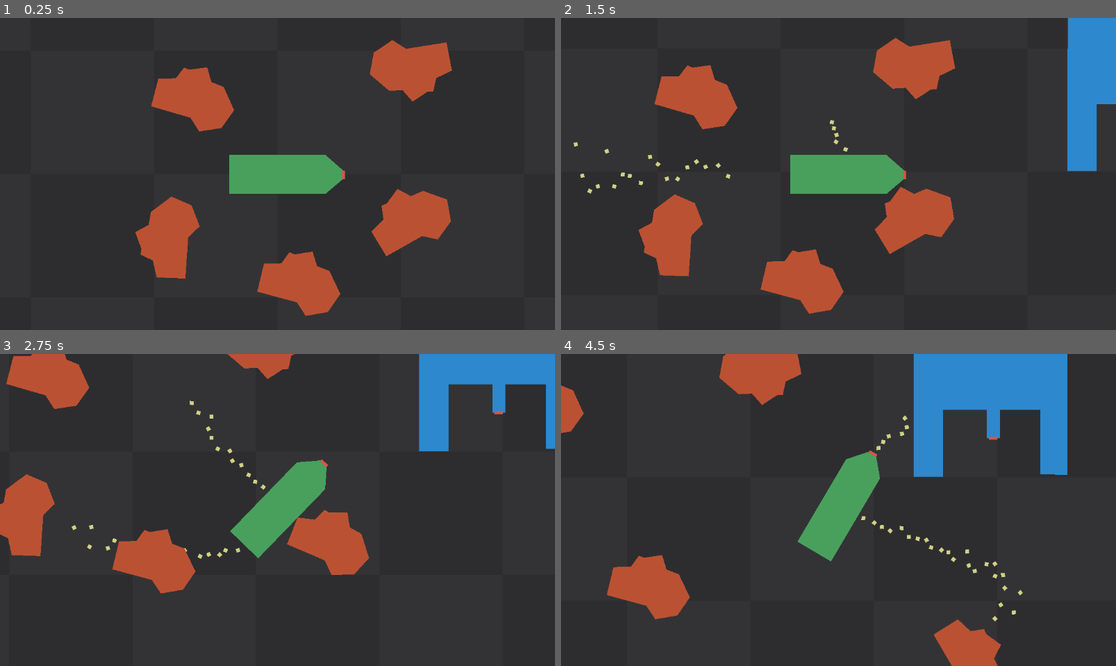
Above: before the commit, frames 1-4 (two rows, left to right).
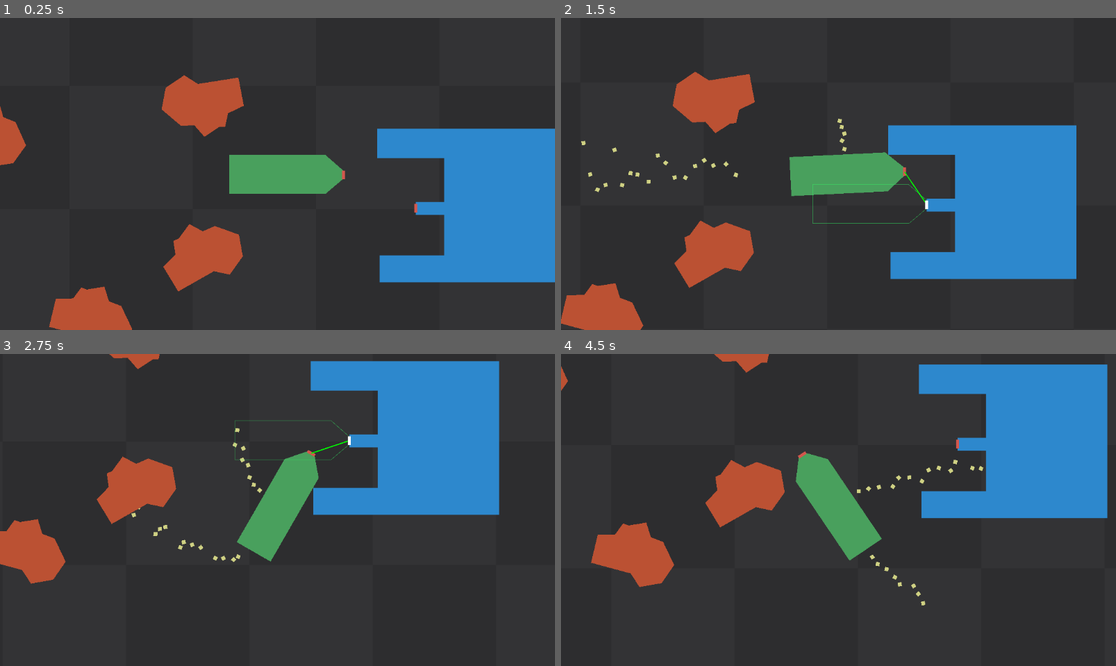
Above: after the commit, the same moments.

Repository: KevinStirling/flip_n_burn
Game: Godot game, scene res://scenes/Test.tscn
Two runs of this game, one before a commit and one after it. Both use one fixed random seed, a clock stepped at 60 frames per second and the inputs below. The project has no main scene, so this scene is started directly.
Inputs (mouse positions are in pixels of both pictures, inside the frame that each line leads up to):
- Up to frame 1 (0.25 s): no input
- Up to frame 2 (1.5 s): tap Enter at 0.5 s; move the mouse to (905, 174) at 0.52 s; hold D (right) 0.53-1.28 s; click (905, 174) at 0.67 s; move the mouse to (727, 189) at 1.27 s; hold S (down) from 1.28 s (still down); click (727, 189) at 1.42 s
- Up to frame 3 (2.75 s): move the mouse to (549, 450) at 2.02 s; release S (down) at 2.03 s; hold D (right) from 2.03 s (still down); click (549, 450) at 2.17 s
- Up to frame 4 (4.5 s): move the mouse to (810, 572) at 2.77 s; release D (right) at 2.78 s; hold W (up) 2.78-3.53 s; click (810, 572) at 2.92 s; move the mouse to (1005, 556) at 3.52 s; hold A (left) from 3.53 s (still down); click (1005, 556) at 3.67 s; move the mouse to (672, 463) at 4.27 s; click (672, 463) at 4.42 s

The runs differ from the first frame. In frame 1, 24% of the frame differs, in the area x 0-100%, y 7-100%; in frame 2, 29%, in the area x 0-100%, y 0-100%; in frame 3, 25%; in frame 4, 23%.

Commit message:
feat: autodocking procedure

Diff:
--- a/scenes/Test.tscn
+++ b/scenes/Test.tscn
@@ -4,6 +4,7 @@
 [ext_resource type="Texture2D" uid="uid://dvrtyjogwr2k0" path="res://assets/texture_08.png" id="2_qca6q"]
 [ext_resource type="Script" uid="uid://dy0mbu1cu1oqa" path="res://scripts/background.gd" id="3_2loec"]
 [ext_resource type="Script" uid="uid://bh3b6eyb4rpch" path="res://scripts/ship.gd" id="4_jbd4l"]
+[ext_resource type="Script" uid="uid://sop4w15jklbi" path="res://scripts/docking_autopilot.gd" id="5_2loec"]
 [ext_resource type="PackedScene" uid="uid://retre43571y6" path="res://scenes/Thruster.tscn" id="5_fu3ou"]
 [ext_resource type="PackedScene" uid="uid://c0kvucpgu4wqk" path="res://scenes/Rock.tscn" id="6_bhwsq"]
 [ext_resource type="PackedScene" uid="uid://dkg5hmo7ttiw1" path="res://scenes/Mount.tscn" id="7_qca6q"]
@@ -32,8 +33,13 @@
 script = ExtResource("3_2loec")
 
 [node name="Ship" type="RigidBody2D" parent="." unique_id=1812203636]
+position = Vector2(432, -73)
 gravity_scale = 0.0
 script = ExtResource("4_jbd4l")
+
+[node name="DockingAutopilot" type="Node2D" parent="Ship" unique_id=830539837]
+script = ExtResource("5_2loec")
+approach_speed = 80.0
 
 [node name="CollisionPolygon2D" type="CollisionPolygon2D" parent="Ship" unique_id=108488220]
 polygon = PackedVector2Array(-100, -40, 99, -40, 139, -4, 139, 8, 100, 41, -100, 41)
@@ -103,8 +109,7 @@
 rotation = -0.98735976
 
 [node name="Station" type="StaticBody2D" parent="." unique_id=563440380]
-position = Vector2(771, -2.999999)
-rotation = -1.5695834
+position = Vector2(641, 9)
 
 [node name="Polygon2D" type="Polygon2D" parent="Station" unique_id=223913134]
 color = Color(0.17883888, 0.5372504, 0.8065129, 1)
--- /dev/null
+++ b/scripts/docking_autopilot.gd
@@ -0,0 +1,119 @@
+class_name DockingAutopilot
+extends Node
+
+signal docked(station_mount: MountPoint)
+
+enum Phase { IDLE, ALIGN, APPROACH, DOCKED }
+
+## Distance out along the port axis where ship lines up before moving in
+@export var standoff: float = 180.0
+## Position error -> desired velocity. Units: 1/s. Att 100px error, wants 150 px/s
+@export var pos_gain: float = 1.5
+## Velocity error (px/s) that commands full thrust
+@export var vel_err_full: float = 120.0
+## Angle error -> desired spin. Units 1/s
+@export var rot_gan: float = 3.0
+## Angular velocity error (rad/s) that commads full torque
+@export var spin_err_full: float = 1.5
+@export var cruise_speed: float = 400.0
+@export var approach_speed: float = 45.0
+@export var max_spin: float = 2.0
+@export var align_pos_tol: float = 15.0
+@export var align_rot_tol: float = 0.05
+@export var capture_pos_tol: float = 5.0
+@export var capture_rot_tol: float = 0.03
+@export var capture_speed_tol: float = 20.0
+
+var phase: Phase = Phase.IDLE
+var _ship: Ship
+var _ship_mount: MountPoint
+var _station_mount: MountPoint
+
+
+func _ready() -> void:
+	_ship = get_parent() as Ship
+	set_physics_process(false)
+
+
+func _physics_process(_delta: float) -> void:
+	if not is_instance_valid(_station_mount) or not is_instance_valid(_ship_mount):
+		disengage()
+		return
+
+	var target: Transform2D = _station_mount.dock_target_for(_ship_mount)
+	var outward: Vector2 = -_station_mount.global_transform.y.normalized()
+
+	var setpoint: Vector2
+	var speed_cap: float
+
+	match phase:
+		Phase.ALIGN:
+			setpoint = target.origin + outward * standoff
+			speed_cap = cruise_speed
+			if _settled(setpoint, target, align_pos_tol, align_rot_tol):
+				phase = Phase.APPROACH
+		Phase.APPROACH:
+			setpoint = target.origin
+			speed_cap = approach_speed
+			if _settled(setpoint, target, capture_pos_tol, capture_rot_tol) \
+					and _ship.linear_velocity.length() < capture_speed_tol:
+				_capture(target)
+				return
+		_:
+			return
+	_steer(setpoint, target.get_rotation(), speed_cap)
+
+
+func engage(ship_mount: MountPoint, station_mount: MountPoint) -> void:
+	_ship_mount = ship_mount
+	_station_mount = station_mount
+	phase = Phase.ALIGN
+	_ship.control_mode = Ship.ControlMode.AUTOPILOT
+	_ship.freeze = false
+	_ship.sleeping = false
+	set_physics_process(true)
+
+
+## handles both player aborted autopilot and player undocked
+func disengage() -> void:
+	if phase == Phase.IDLE:
+		return
+	phase = Phase.IDLE
+	_ship.freeze = false
+	_ship.control_mode = Ship.ControlMode.MANUAL
+	_ship.thrust_direction = Vector2.ZERO
+	_ship.spin_direction = 0.0
+	_ship.sleeping = false
+	set_physics_process(false)
+
+
+func _steer(setpoint: Vector2, want_rot: float, speed_cap: float) -> void:
+	var desired_vel := ((setpoint - _ship.global_position) * pos_gain).limit_length(speed_cap)
+	var thrust := ((desired_vel - _ship.linear_velocity) / vel_err_full).limit_length(1.0)
+	_ship.thrust_direction = thrust if thrust.length() > 0.05 else Vector2.ZERO
+
+	var ang_err := wrapf(want_rot - _ship.global_rotation, -PI, PI)
+	var desired_spin := clampf(ang_err * rot_gan, -max_spin, max_spin)
+	_ship.spin_direction = clampf(
+		(desired_spin - _ship.angular_velocity) / spin_err_full,
+		-1.0,
+		1.0,
+	)
+
+
+func _capture(target: Transform2D) -> void:
+	_ship.thrust_direction = Vector2.ZERO
+	_ship.spin_direction = 0.0
+	_ship.linear_velocity = Vector2.ZERO
+	_ship.angular_velocity = 0.0
+	_ship.freeze_mode = RigidBody2D.FREEZE_MODE_KINEMATIC
+	_ship.freeze = true
+	_ship.global_transform = target
+	phase = Phase.DOCKED
+	docked.emit(_station_mount)
+
+
+func _settled(setpoint: Vector2, target: Transform2D, pos_tol: float, rot_tol: float) -> bool:
+	if _ship.global_position.distance_to(setpoint) > pos_tol:
+		return false
+	return absf(wrapf(target.get_rotation() - _ship.global_rotation, -PI, PI)) <= rot_tol
--- a/scripts/mount_point.gd
+++ b/scripts/mount_point.gd
@@ -34,6 +34,7 @@
 	mount_radius.area_exited.connect(exit_mount_radius)
 	hover_radius.mouse_entered.connect(mouse_entered)
 	hover_radius.mouse_exited.connect(mouse_exited)
+	hover_radius.input_event.connect(_on_hover_input)
 
 
 func _process(_delta: float) -> void:
@@ -109,6 +110,25 @@
 		mount_point.color = _default_color
 
 
+func _on_hover_input(_viewport: Node, event: InputEvent, _shape_idx: int) -> void:
+	if location != Location.STATION or not in_range or _obj_in_radius == null:
+		return
+	if not (event is InputEventMouseButton):
+		return
+	if event.button_index != MOUSE_BUTTON_LEFT or not event.pressed:
+		return
+
+	var ship: Ship = _obj_in_radius._ship
+	if ship == null:
+		return
+
+	if ship.autopilot.phase == DockingAutopilot.Phase.IDLE:
+		ship.autopilot.engage(_obj_in_radius, self)
+	else:
+		ship.autopilot.disengage() # click again to cancel or undock, probably want to change this later
+		get_viewport().set_input_as_handled()
+
+
 func _ghost_points(ship: Ship) -> PackedVector2Array:
 	var pts := (ship.get_node("Polygon2D") as Polygon2D).polygon.duplicate()
 	pts.append(pts[0])
--- a/scripts/ship.gd
+++ b/scripts/ship.gd
@@ -14,9 +14,17 @@
 var thrust_direction: Vector2 = Vector2.ZERO
 var spin_direction: float = 0.0
 var move_actions: Array[StringName] = [&"up", &"down", &"left", &"right", &"rot_left", &"rot_right"]
+var control_mode: ControlMode = ControlMode.MANUAL
+
+@onready var autopilot: DockingAutopilot = $DockingAutopilot
 
 
 func _process(_delta: float) -> void:
+	if control_mode == ControlMode.AUTOPILOT:
+		if not _manual_override():
+			return
+		autopilot.disengage()
+
 	thrust_direction = Vector2(
 		Input.get_axis(&"left", &"right"),
 		Input.get_axis(&"up", &"down"),
@@ -31,6 +39,13 @@
 		sleeping = false
 
 
+func _manual_override() -> bool:
+	for action in move_actions:
+		if Input.is_action_just_pressed(action):
+			return true
+	return false
+
+
 func _integrate_forces(state: PhysicsDirectBodyState2D) -> void:
 	forces_state = state
 
Not shown, added: scripts/docking_autopilot.gd.uid
